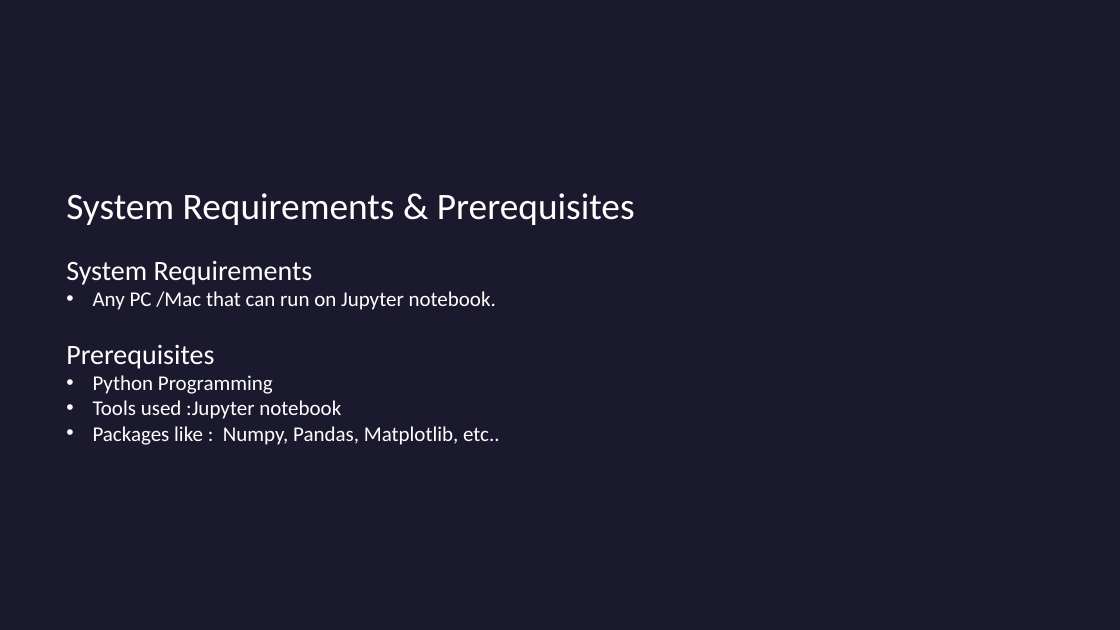
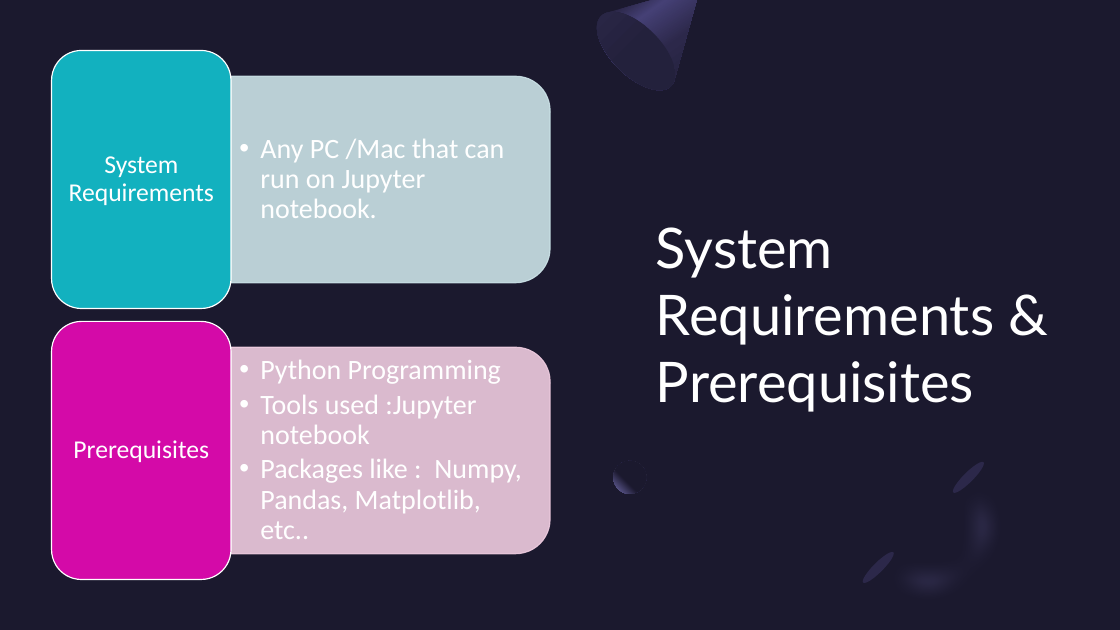
Before and after one commit to Nuthan-hue/Sentiment-Analysis, a slide deck: slide 8 of Documentation/Team 07_Final Project.pptx. Drawn at 1120x630 pixels with LibreOffice and Linux fonts; fonts in the diff are those of the drawing. Boxes give left, top, right and bottom in pixels: in the first picture for what was removed or moved away, otherwise in the second. Text is boxed around its words. In the diff, an @@ line names an element or a change of style, - is before the commit and + after.

```diff
--- a/Documentation/Team 07_Final Project.pptx
+++ b/Documentation/Team 07_Final Project.pptx
@@ rectangle added at [0, 0, 1120, 630], fill #1B192E @@
@@ freeform shape added at [583, 0, 727, 104], fill gradient #2C284A to #454075 to #1B192E @@
@@ ellipse added at [584, 0, 689, 104], fill gradient #23213C to #2C284A @@
@@ text at [66, 193, 635, 369]: paragraphs removed @@
-System Requirements & Prerequisites
-System Requirements
-• Any PC /Mac that can run on Jupyter notebook.
-Prerequisites
@@ text added at [656, 227, 994, 412], 48 pt, text #FFFFFF @@
+System Requirements & Prerequisites
@@ text "Python Programming": place and size @@
-text "Python Programming" at [66, 193, 635, 445]
+text "Python Programming" at [260, 360, 521, 539]
@@ text "Python Programming" at [260, 360, 521, 539]: size 18 to 24 pt; list level 1 to 2 in "Python Programming"; line spacing 1 to 0.9; list level 1 to 2 in "Tools used :Jupyter notebook"; list level 1 to 2 in "Packages like : Numpy, Pandas, ..."; vertical alignment top to middle @@
@@ group added at [51, 50, 550, 580]: 3 texts, 2 round same rects, 2 rounded rectangles @@
+  • Any PC /Mac that can run on Jupyter notebook.
+System Requirements
+Prerequisites
@@ ellipse added at [613, 461, 646, 494], fill gradient #1B192E to #7771B2 @@
@@ group added at [854, 452, 1046, 630]: 2 freeform shapes, 2 ellipses @@
```
Also in this commit, not shown: 3 other slides changed, 3 other files.
